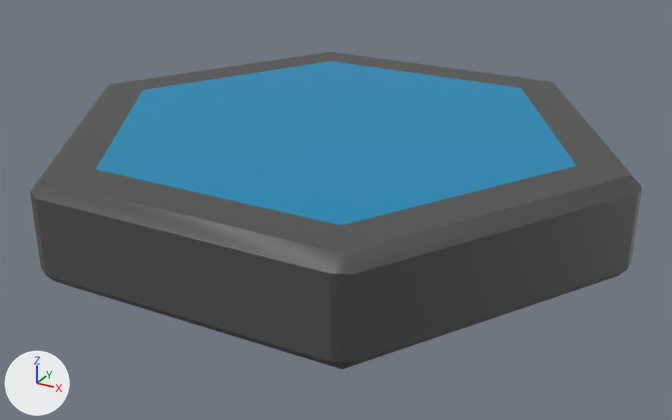
An edit to the FBX model Assets/Models/hex.fbx, drawn before and after from the same camera.
Camera for both pictures: a 50 mm lens placed at (0.02407, -0.02548, 0.01126), pointed at (0.0103, -0.00046, -0.00125). Arrows for +X, +Y and +Z are at lower left; the lights stay in place. Where no turn or scale is listed for an object, it has been applied to the vertices.

Objects in the first picture: 'hex'.
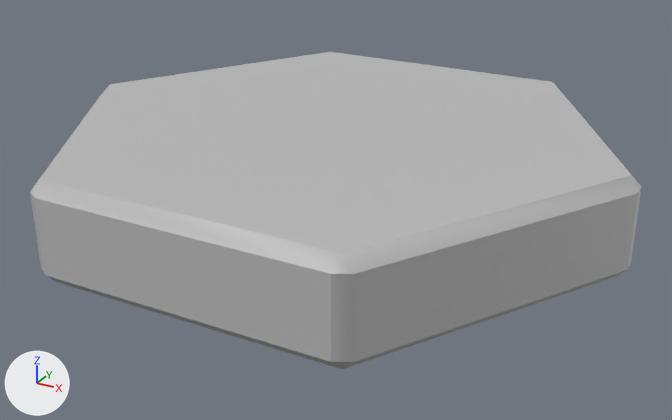
The newer file is also turned or shifted as a whole; pictures and numbers use the older file's frame.

Pixel boxes (x1, y1, x2, y2) of what changed, in the pictures (672 x 420 px):
part 1 of me_mesh, recoloured
    both: (96, 61, 577, 225)
part 2 of me_mesh, recoloured
    both: (30, 52, 642, 369)

The change in detail:
Material 'lambert1' (mat_lambert1) is new.
Its base color is (0.5, 0.5, 0.5) (grey #bcbcbc).
Material 'lambert6' (mat_lambert6) is new.
Its base color is (0.5, 0.5, 0.5) (grey #bcbcbc).
me_mesh has 44 vertices, 54 faces and spans x -0.0098..0.0098, y -0.0087..0.0087, z -0.0016..0.0016.
me_mesh is used by ob_hex; location (0.01, 0.0, 0.0).
me_mesh part 1: all 6 faces that had it switch from mat_hexface (cyan #008ab7) to mat_lambert6 (grey #bcbcbc).
me_mesh part 2: all 48 faces that had it switch from mat_hexside (dark grey #4f4f4f) to mat_lambert1 (grey #bcbcbc).
